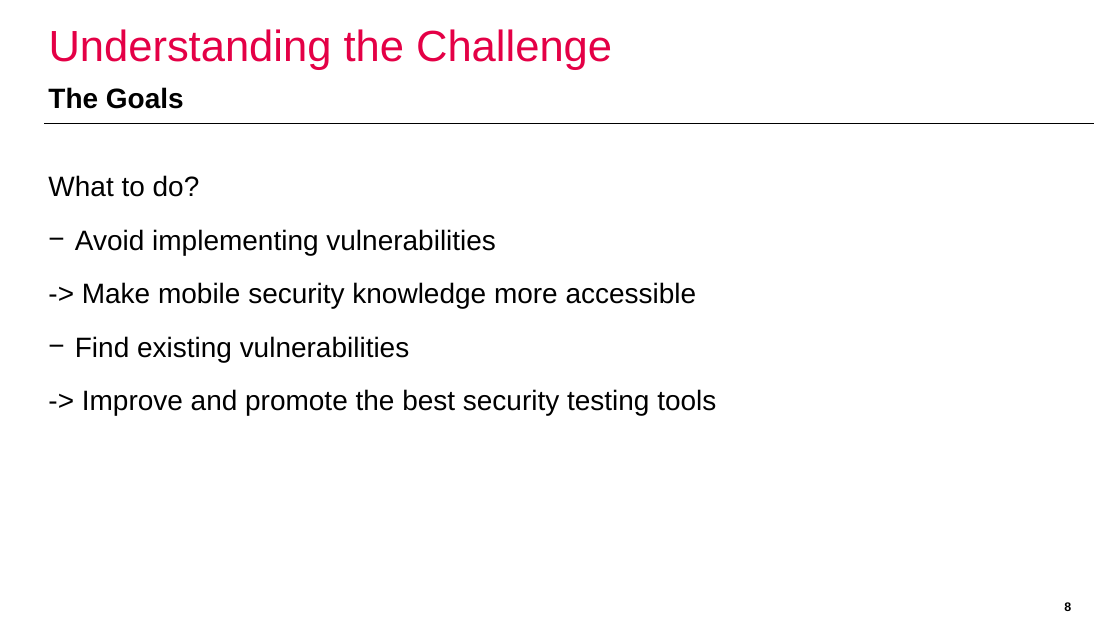
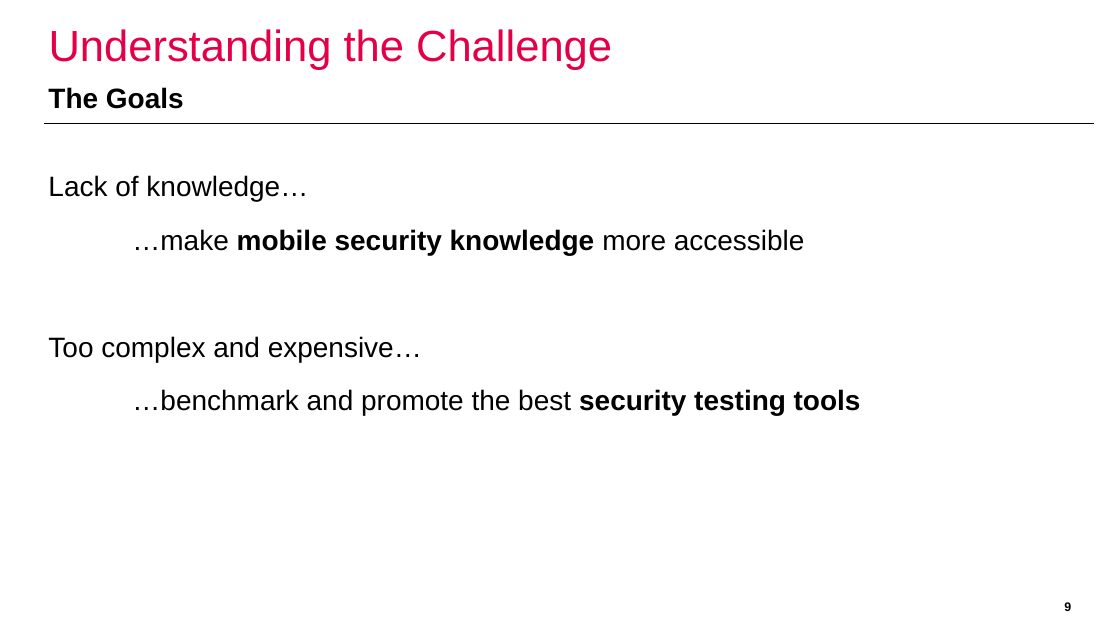
Before and after one commit to domi-cmd/Reference_Application_for_OWASP_MASTG, a slide deck: slide 9 of dev_documents/presentation/ba_thesis_presentation_kronig.pptx (slide 8 before the commit). Drawn at 1120x630 pixels with LibreOffice and Linux fonts; fonts in the diff are those of the drawing; background and template pictures are left out. Boxes give left, top, right and bottom in pixels: in the first picture for what was removed or moved away, otherwise in the second. Text is boxed around its words. In the diff, an @@ line names an element or a change of style, - is before the commit and + after.

```diff
--- a/dev_documents/presentation/ba_thesis_presentation_kronig.pptx
+++ b/dev_documents/presentation/ba_thesis_presentation_kronig.pptx
@@ text at [48,175,861,415]: text changed @@
-What to do?
-− Avoid implementing vulnerabilities
--> Make mobile security knowledge more accessible
-− Find existing vulnerabilities
--> Improve and promote the best security testing tools
+Lack of knowledge…
+…make mobile security knowledge more accessible
+Too complex and expensive…
+…benchmark and promote the best security testing tools
```
Also in this commit, not shown: 9 other slides changed, 1 slide removed.
